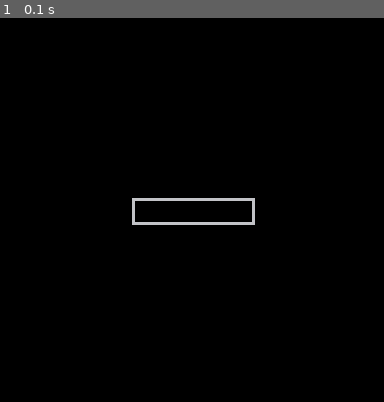
Above: before the commit, frame 1.
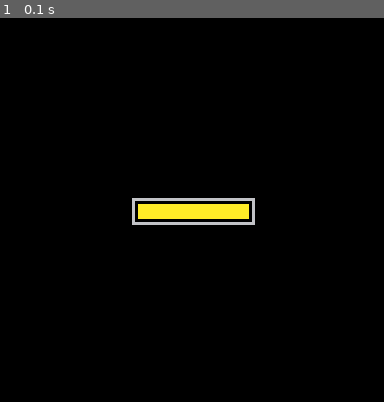
Above: after the commit, the same moment.

Repository: JohnErnestBonanno/pico8
Game: PICO-8 cartridge health_bar.p8
The game is run twice, just before and just after one commit, with the same random seed, the same clock (stepped at 60 frames per second) and the same inputs.
Inputs:
- Up to frame 1 (0.1 s): no input

The runs differ from the first frame. In frame 1, 1.1% of the frame differs, in the area x 35-65%, y 48-53%.

Commit message:
Fill Health Bar with Yellow

Diff:
--- a/health_bar.p8
+++ b/health_bar.p8
@@ -25,6 +25,7 @@
 		44,60,--top left coor
 		84,68,--bottom right coor
 		6)--color
+		rectfill(46,62,82,66,10)
 end
 __gfx__
 00000000000000000000000000000000000000000000000000000000000000000000000000000000000000000000000000000000000000000000000000000000
